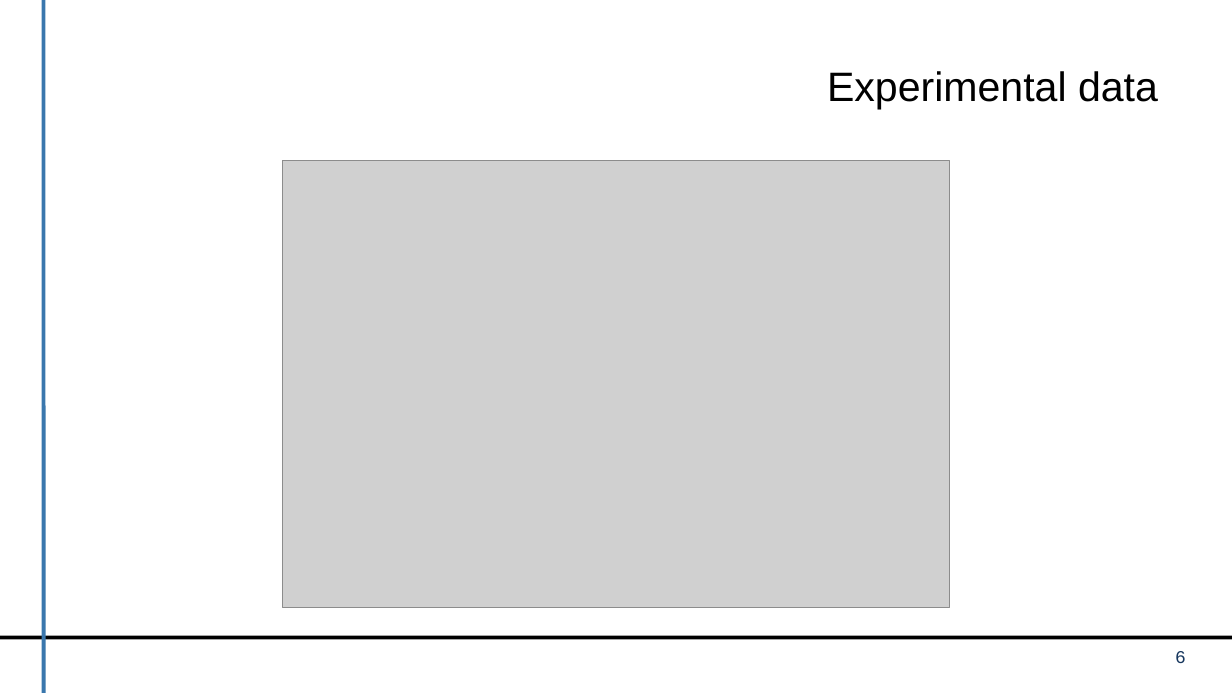
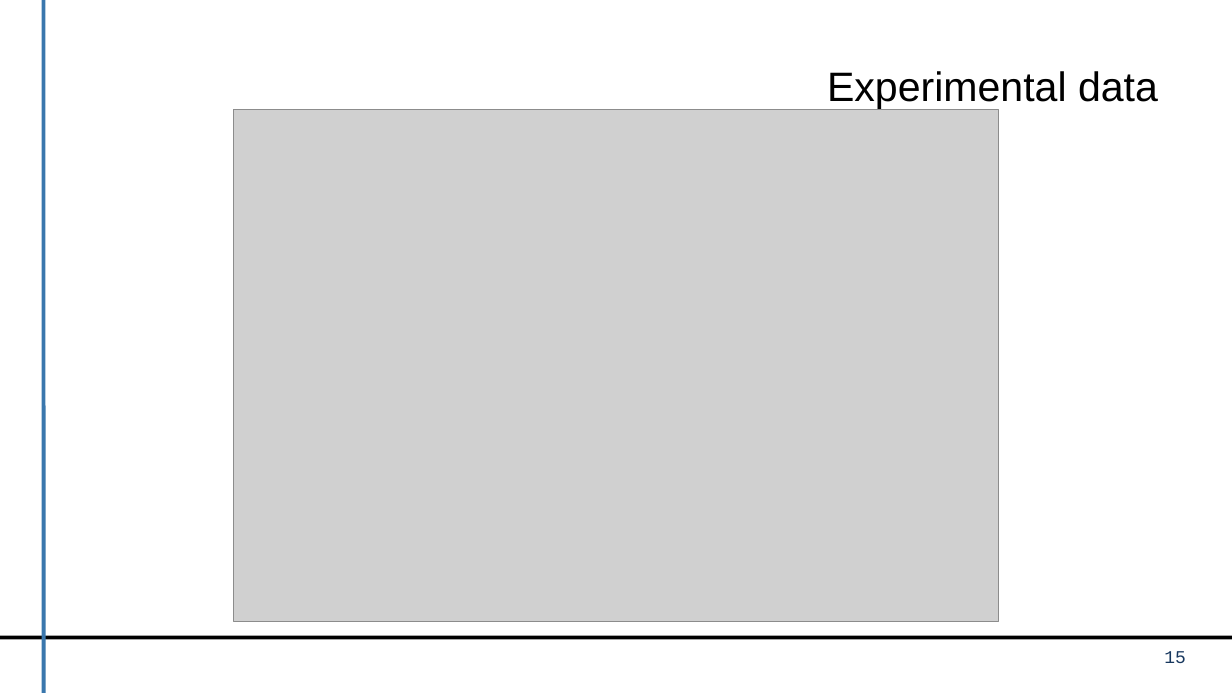
Before and after one commit to dirk-ostwald/Optimal-dual-task-performance, a slide deck: slide 15 of presentation/TP3-Kick-Off-Presentation.pptx (slide 6 before the commit). Drawn at 1232x693 pixels with LibreOffice and Linux fonts; fonts in the diff are those of the drawing; grey boxes stand for pictures; background and template pictures are left out. Boxes give left, top, right and bottom in pixels: in the first picture for what was removed or moved away, otherwise in the second. Text is boxed around its words. In the diff, an @@ line names an element or a change of style, - is before the commit and + after.

```diff
--- a/presentation/TP3-Kick-Off-Presentation.pptx
+++ b/presentation/TP3-Kick-Off-Presentation.pptx
@@ picture resized from (x1=282, y1=160, x2=949, y2=607) to (x1=234, y1=110, x2=999, y2=622) @@
@@ page number at (x1=1164, y1=651, x2=1185, y2=663): text changed @@
-6
+15
```
Also in this commit, not shown: 3 other slides changed, 46 slides added, 4 other files.
